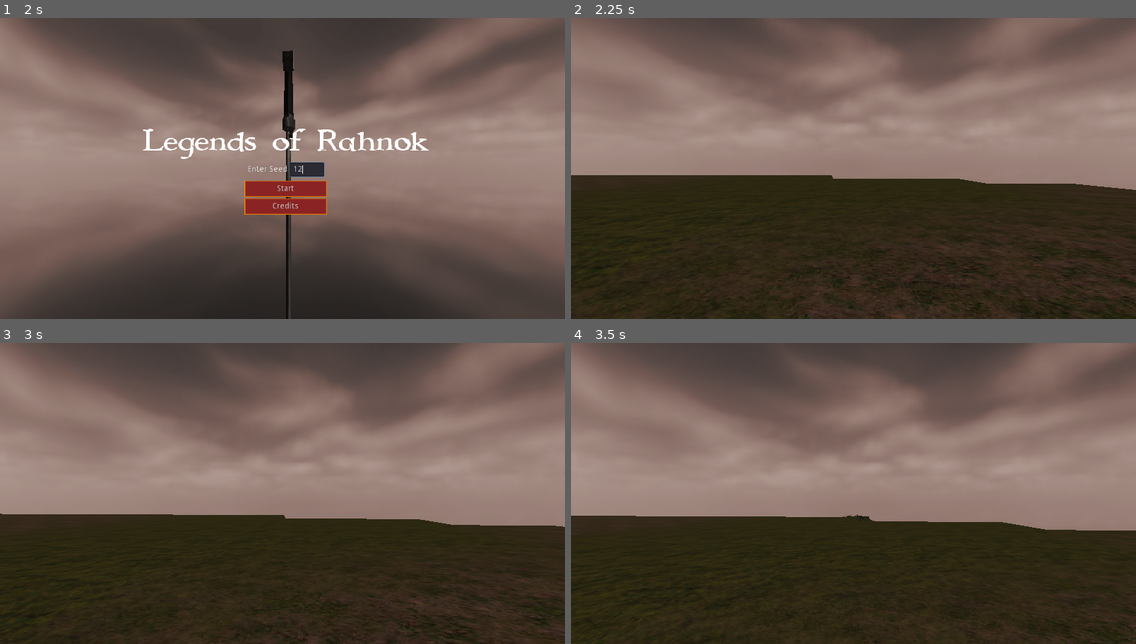
Above: before the commit, frames 1-4 (two rows, left to right).
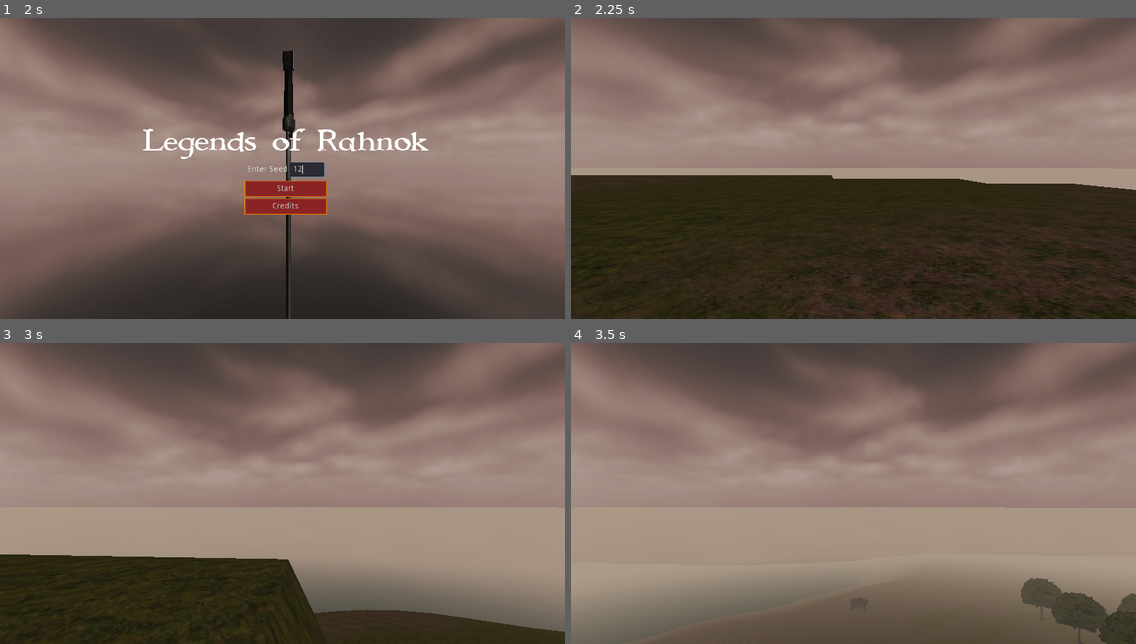
Above: after the commit, the same moments.

Repository: itaden1/webRPG
Game: Godot game, scene res://Scenes/GUI/logo_splash/logo_splash.tscn
Same seed, same stepped clock (60 frames per second), same inputs: the game is played once before the commit and once after it.
Inputs (mouse positions are in pixels of both pictures, inside the frame that each line leads up to):
- Up to frame 1 (2 s): tap Enter (ui_accept) at 0.5, 0.77 s; move the mouse to (406, 153) at 0.52 s; hold D 0.53-1.25 s; hold Space 0.53-1.25 s; click (305, 168) at 1.27 s; type "12" at 1.35 s
- Up to frame 2 (2.25 s): click "Start" at 2 s
- Up to frame 3 (3 s): tap Enter (ui_accept) at 2.75 s; move the mouse to (254, 493) at 2.77 s; hold W from 2.78 s (still down); click (254, 493) at 2.85 s
- Up to frame 4 (3.5 s): keep holding W; tap Enter (ui_accept) at 3.02 s; tap Space at 3.05 s

Frame 1 is identical in both runs. In frame 2, 1.2% of the frame differs, in the area x 38-100%, y 49-58%; in frame 3, 24%; in frame 4, 42%, in the area x 0-100%, y 54-100%.

Commit message:
chunk mesh and terrain info generation

Diff:
--- a/Scenes/NatureObjects/DEBUG/ForbiddenPlacement.tscn
+++ b/Scenes/NatureObjects/DEBUG/ForbiddenPlacement.tscn
@@ -8,6 +8,7 @@
 size = Vector3( 5, 100, 5 )
 
 [node name="Spatial" type="Spatial"]
+transform = Transform( 1, 0, 0, 0, 100, 0, 0, 0, 1, 0, 0, 0 )
 
 [node name="Spatial" type="MeshInstance" parent="."]
 transform = Transform( 1, 0, 0, 0, 1, 0, 0, 0, 1, 0, 5.06751, 0 )
--- /dev/null
+++ b/Scenes/TestNewGen.gd
@@ -0,0 +1,48 @@
+extends Spatial
+
+const utilities = preload("res://Scripts/Utilities.gd")
+var Utilities
+
+# Declare member variables here. Examples:
+# var a = 2
+# var b = "text"
+func _init():
+	._init()
+	Utilities = utilities.new()
+
+# Called when the node enters the scene tree for the first time.
+func _ready():
+	WorldData.generate_world()
+	var world = WorldData.world
+
+	for chunk in world.chunks:
+		var plane_mesh := PlaneMesh.new()
+		plane_mesh.subdivide_depth = 50
+		plane_mesh.subdivide_width = 50
+		plane_mesh.size = Vector2(1000, 1000)
+		var terrain_mesh = apply_heights_to_mesh(plane_mesh, chunk.mesh_data)
+		var mesh_inst =MeshInstance.new()
+		mesh_inst.mesh = terrain_mesh
+		mesh_inst.material_override = SpatialMaterial.new()
+		mesh_inst.material_override.albedo_texture = load("res://Materials/Dirt_15-128x128.png")
+		add_child(mesh_inst)
+		mesh_inst.global_transform.origin = Vector3(chunk.position.x, 0, chunk.position.y)
+		if chunk.terrain_steepnes_score <= 150 and chunk.above_sea_level_score > 2:
+			var sc = load("res://Scenes/NatureObjects/DEBUG/ForbiddenPlacement.tscn")
+			var inst = sc.instance()
+			mesh_inst.add_child(inst)
+
+func apply_heights_to_mesh(
+	mesh: PlaneMesh,
+	heights: Array
+) -> ArrayMesh:
+
+		var dt : MeshDataTool = Utilities.get_datatool_for_mesh(mesh)
+		for i in range(dt.get_vertex_count()):
+			var vertex = dt.get_vertex(i)
+			vertex.y = heights[i].y
+
+			dt.set_vertex(i, vertex)
+		var terrain_mesh := ArrayMesh.new()
+		var _b = dt.commit_to_surface(terrain_mesh)
+		return terrain_mesh
--- /dev/null
+++ b/Scenes/TestNewGen.tscn
@@ -0,0 +1,21 @@
+[gd_scene load_steps=4 format=2]
+
+[ext_resource path="res://Scenes/TestNewGen.gd" type="Script" id=1]
+[ext_resource path="res://assets/simple_fpsplayer/Player.tscn" type="PackedScene" id=2]
+
+[sub_resource type="PlaneMesh" id=1]
+size = Vector2( 1000, 1000 )
+
+[node name="Spatial" type="Spatial"]
+script = ExtResource( 1 )
+
+[node name="DirectionalLight" type="DirectionalLight" parent="."]
+transform = Transform( -0.971193, 0.130437, -0.199427, 0, 0.836889, 0.547373, 0.238296, 0.531605, -0.81278, 0, 90.0101, 0 )
+light_energy = 0.2
+
+[node name="MeshInstance" type="MeshInstance" parent="."]
+visible = false
+mesh = SubResource( 1 )
+
+[node name="Player" parent="." instance=ExtResource( 2 )]
+transform = Transform( 1, 0, 0, 0, 1, 0, 0, 0, 1, 175.151, 220.803, 177.735 )
--- a/Scripts/Generators/TerrainDataGenerator.gd
+++ b/Scripts/Generators/TerrainDataGenerator.gd
@@ -1,17 +1,42 @@
 extends Node
 
+const utilities = preload("res://Scripts/Utilities.gd")
+var Utilities
+
+# TODO move to constants file?
+const OCEAN_LEVEL = 0.18
 
 var hill_noise := OpenSimplexNoise.new()
 var precipitation_noise := OpenSimplexNoise.new()
 
+var world_size: Vector2
+var chunk_size: Vector2
+var chunk_divisions: Vector2
+var hill_multiplyer: int
+var hill_exponent: int
+var hill_exponent_fudge: int = 1
+
+func _init():
+	._init()
+	Utilities = utilities.new()
+
+
 func build_world(
-	world_size: Vector2,
-	chunk_size: Vector2,
-	chunk_divisions: Vector2,
-	hill_multiplyer: int,
-	hill_exponent: int,
-	hill_exponent_fudge: int = 1
+	_world_size: Vector2,
+	_chunk_size: Vector2,
+	_chunk_divisions: Vector2,
+	_hill_multiplyer: int,
+	_hill_exponent: int,
+	_hill_exponent_fudge: int = 1
 ):
+
+	world_size = _world_size
+	chunk_size = _chunk_size
+	chunk_divisions = _chunk_divisions
+	hill_multiplyer = _hill_multiplyer
+	hill_exponent = _hill_exponent
+	hill_exponent_fudge = _hill_exponent_fudge
+
 	# object to hold all world data
 	var data = {}
 
@@ -43,9 +68,72 @@
 	precipitation_noise.persistence = data.precipitation_noise.persistence
 
 	# loop through each chunk of the world and create data
+	data.chunks = []
 	for x in range(0, world_size.x, chunk_size.x):
 		for y in range(0, world_size.y, chunk_size.y):
-			print(x, " -- ", y)
+			var chunk_data = {}
+			chunk_data.position = Vector2(x,y)
+			chunk_data.mesh_data = []
+
+			# create the mesh data, for now we just copy it to an array for easy re use
+			# but maybe just saving the mesh as is might be more optimal?
+			var plane_mesh := PlaneMesh.new()
+			plane_mesh.subdivide_depth = chunk_divisions.y
+			plane_mesh.subdivide_width = chunk_divisions.x
+			plane_mesh.size = chunk_size
+
+			var mesh_data_tool = Utilities.get_datatool_for_mesh(plane_mesh)
+			for i in range(mesh_data_tool.get_vertex_count()):
+				var vert = mesh_data_tool.get_vertex(i)
+				var e = get_reshaped_elevation(vert.x+x, vert.z+y)
+				vert.y = e
+				chunk_data.mesh_data.append(vert)
+
+			# determine whether this is an above see level chunk
+			# for each corner of the chunk get its height above sea level
+			# chunks with a score < 4 are candidates for a port town
+			# terrain steepness score
+			# This score can determine whether or not to place large towns on this chunk
+			var point_heights = [
+				get_reshaped_elevation(x, y),
+				get_reshaped_elevation(x+chunk_size.x, y),
+				get_reshaped_elevation(x, y+chunk_size.y),
+				get_reshaped_elevation(x+chunk_size.x, y+chunk_size.y)
+			]
+			var above_sea_level_score = 0
+			var height_diff = 0
+			for e in point_heights:
+				if e > modify_land_height(OCEAN_LEVEL) + 2:
+					above_sea_level_score += 1
+
+				var new_diff = abs(point_heights[0] - e)
+				if new_diff > height_diff:
+					height_diff = new_diff
+
+			chunk_data.above_sea_level_score = above_sea_level_score
+			chunk_data.terrain_steepnes_score = height_diff
+
+			data.chunks.append(chunk_data)
+
+	return data
 
 
-	return data
+func get_raw_land_height(x: float, y: float):
+	var val = hill_noise.get_noise_3d(x, 0, y)
+	return Utilities.normalize_to_zero_one_range(val)
+
+
+func modify_land_height(h: float):
+	return pow(h * hill_multiplyer * hill_exponent_fudge, hill_exponent)
+
+
+func get_reshaped_elevation(x: float, y: float) -> float:
+	var distance = Utilities.euclidean_squared_distance(x, y, world_size.x, world_size.y)
+	var elevation = get_raw_land_height(x, y)
+	elevation = elevation + (0-distance) / 2
+	if elevation > OCEAN_LEVEL:
+		#modify the exponent to have flatter lands above ocean level
+		var e = elevation - OCEAN_LEVEL
+
+		return modify_land_height(e) + modify_land_height(OCEAN_LEVEL) + 2
+	return modify_land_height(elevation)
--- a/Scripts/Generators/TerrainGenerator.gd
+++ b/Scripts/Generators/TerrainGenerator.gd
@@ -450,6 +450,8 @@
 		var _b = dt.commit_to_surface(terrain_mesh)
 		return terrain_mesh
 
+
+# TODO refactor, this function is in utilities now
 func normalize_to_zero_one_range(num: float):
 	var max_num = 1
 	var min_num = -1
@@ -466,6 +468,7 @@
 func modify_land_height(h: float):
 	return pow(h * hill_multiplyer * hill_exponent_fudge, hill_exponent)
 
+#TODO refactor and move to utilities.gd
 func euclidean_squared_distance(x: float, y: float) -> float:
 	# gets the euclidean squared distance from the vertex to the map border
 
--- a/Scripts/Singletons/WorldData.gd
+++ b/Scripts/Singletons/WorldData.gd
@@ -34,10 +34,10 @@
 func generate_world():
 	var generator = terrain_generator.new()
 	world = generator.build_world(
-		Vector2(4000, 4000),
+		Vector2(10000, 10000),
 		Vector2(1000, 1000),
-		Vector2(60, 60),
-		40,
+		Vector2(50, 50),
+		20,
 		3
 	)
-	print(world)
+	# print(world)
--- a/Scripts/Utilities.gd
+++ b/Scripts/Utilities.gd
@@ -81,3 +81,32 @@
 		abs(first_rect.size.x - second_rect.size.x),
 		abs(first_rect.size.y - second_rect.size.y)
 	)
+
+
+func normalize_to_zero_one_range(num: float):
+	# get the value of num as a value between 0 - 1
+	var max_num = 1
+	var min_num = -1
+	return (num - min_num) / (max_num - min_num)
+
+
+func euclidean_squared_distance(x: float, y: float, width: float, height: float) -> float:
+	# gets the euclidean squared distance from the vertex to the map border
+
+	var nx = 2 * x/width - 1
+	var ny = 2 * y/height - 1
+
+	var distance = min(1, (pow(nx, 2) + pow(ny, 2)) / sqrt(2))
+
+	return distance
+
+
+func get_datatool_for_mesh(mesh: Mesh) -> MeshDataTool:
+	# given a mesh return mesh data tool to edit it
+	var st := SurfaceTool.new()
+	st.create_from(mesh,0)
+	var array_mesh : ArrayMesh = st.commit()
+
+	var dt := MeshDataTool.new()
+	var _a = dt.create_from_surface(array_mesh, 0)
+	return dt
--- a/assets/simple_fpsplayer/Player.gd
+++ b/assets/simple_fpsplayer/Player.gd
@@ -8,8 +8,8 @@
 
 const GRAVITY =-32.8
 var vel = Vector3()
-const MAX_SPEED = 12
-const JUMP_SPEED = 8
+const MAX_SPEED = 520
+const JUMP_SPEED = 28
 const ACCEL = 8.5
 
 var dir = Vector3()
@@ -70,9 +70,9 @@
 
 	# ----------------------------------
 	# Jumping
-	if is_on_floor():
-		if Input.is_key_pressed(KEY_SPACE):
-			vel.y = JUMP_SPEED
+#	if is_on_floor():
+	if Input.is_key_pressed(KEY_SPACE):
+		vel.y = JUMP_SPEED
 	# ----------------------------------
 
 
--- a/assets/simple_fpsplayer/Player.tscn
+++ b/assets/simple_fpsplayer/Player.tscn
@@ -84,7 +84,7 @@
 doppler_tracking = 2
 current = true
 fov = 90.0
-far = 1500.0
+far = 8192.0
 
 [node name="Weapon" type="Spatial" parent="rotation_helper/Camera"]
 unique_name_in_owner = true
